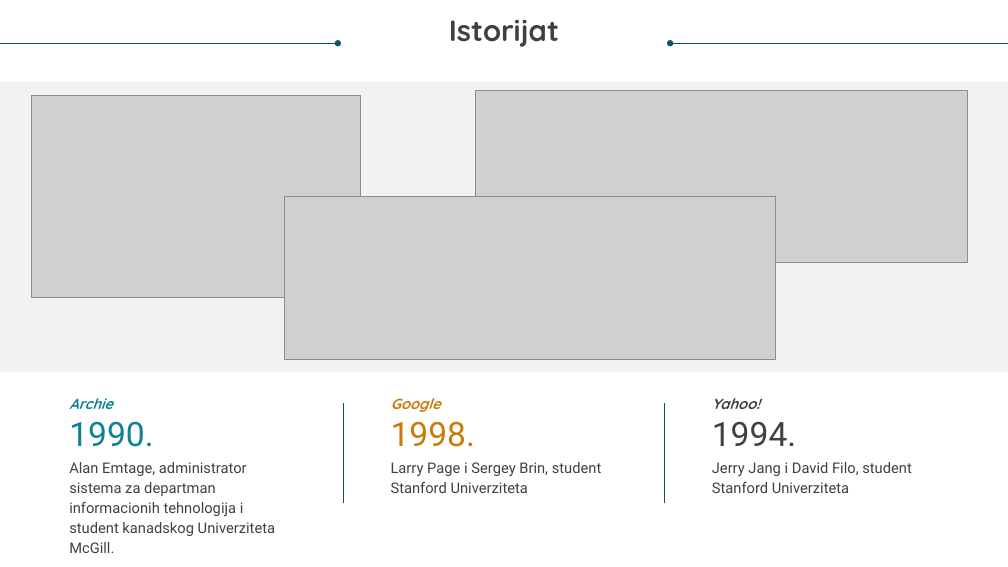
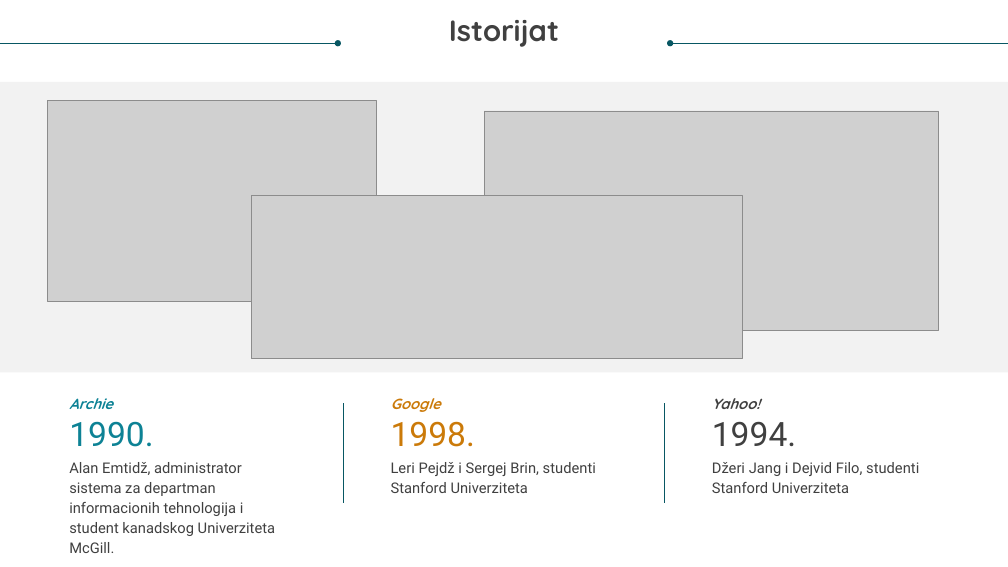
Before and after one commit to Nevenaa01/DebugIt, a slide deck: slide 2 of Nevena Gligorov diplomski prezentacija.pptx. Drawn at 1008x567 pixels with LibreOffice and Linux fonts; fonts in the diff are those of the drawing; grey boxes stand for pictures. Boxes give left, top, right and bottom in pixels: in the first picture for what was removed or moved away, otherwise in the second. Text is boxed around its words. In the diff, an @@ line names an element or a change of style, - is before the commit and + after.

```diff
--- a/Nevena Gligorov diplomski prezentacija.pptx
+++ b/Nevena Gligorov diplomski prezentacija.pptx
@@ picture: place and size @@
-picture at (32,95,361,297)
+picture at (48,100,377,302)
@@ picture: place and size @@
-picture at (476,91,967,262)
+picture at (484,111,938,331)
@@ picture: place and size @@
-picture at (284,196,776,360)
+picture at (251,195,743,359)
@@ text at (69,462,275,536): text changed @@
-Alan Emtage, administrator sistema za departman informacionih tehnologija i student kanadskog Univerziteta McGill.
+Alan Emtidž, administrator sistema za departman informacionih tehnologija i student kanadskog Univerziteta McGill.
@@ text at (391,462,596,493): text changed @@
-Larry Page i Sergey Brin, student Stanford Univerziteta
+Leri Pejdž i Sergej Brin, studenti Stanford Univerziteta
@@ text at (712,462,919,493): text changed @@
-Jerry Jang i David Filo, student Stanford Univerziteta
+Džeri Jang i Dejvid Filo, studenti Stanford Univerziteta
```
Also in this commit, not shown: 12 other slides changed, 1 slide added, 3 other files.
